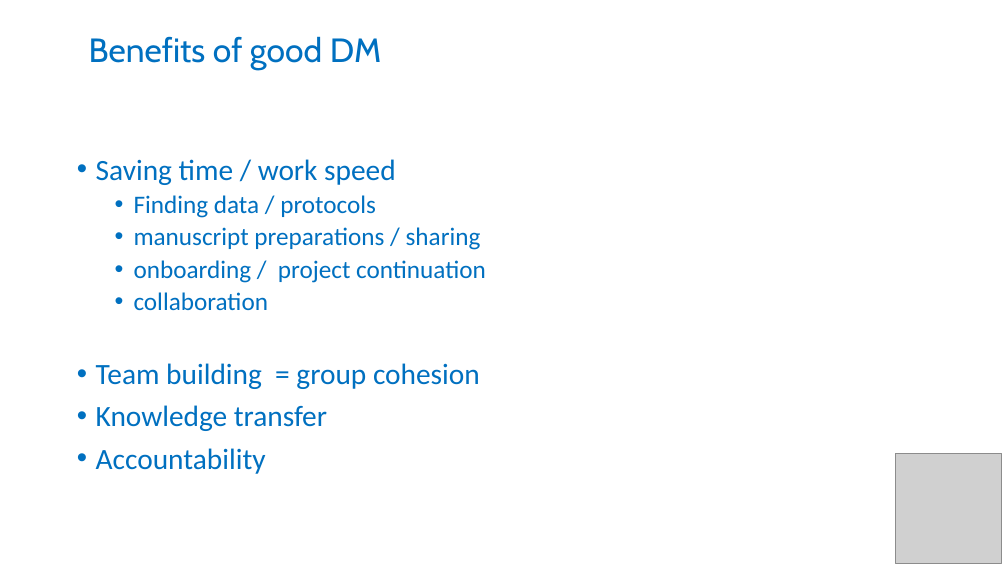
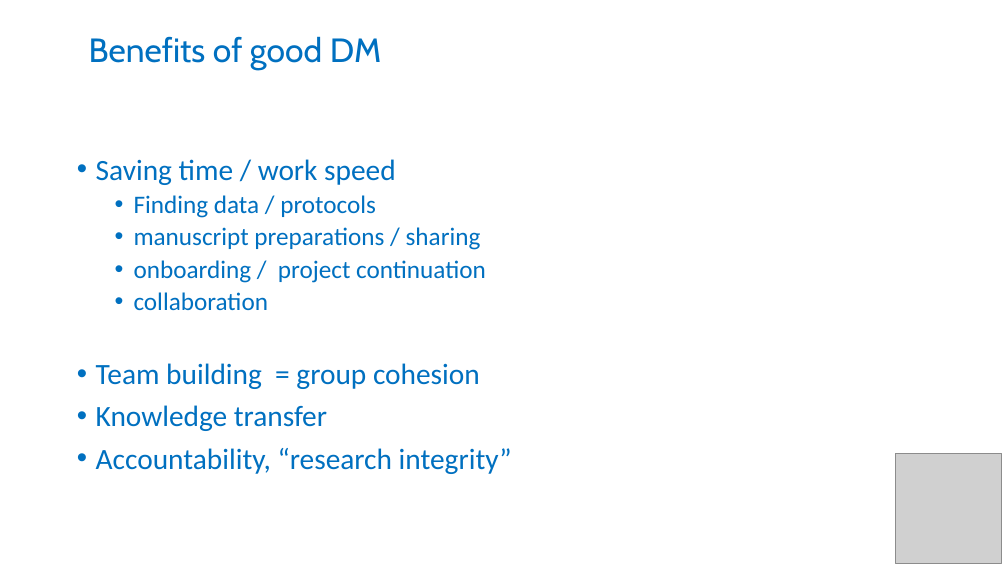
Before and after one commit to tobyhodges/probable-enigma, a slide deck: slide 6 of instructors/06-Wrapping_up.pptx. Drawn at 1008x567 pixels with LibreOffice and Linux fonts; fonts in the diff are those of the drawing; grey boxes stand for pictures. Boxes give left, top, right and bottom in pixels: in the first picture for what was removed or moved away, otherwise in the second. Text is boxed around its words. In the diff, an @@ line names an element or a change of style, - is before the commit and + after.

```diff
--- a/instructors/06-Wrapping_up.pptx
+++ b/instructors/06-Wrapping_up.pptx
@@ text at bbox=[96, 448, 512, 474]: text changed @@
-• Accountability
+• Accountability, “research integrity”
```
Also in this commit, not shown: 2 other slides changed, 5 other files.
